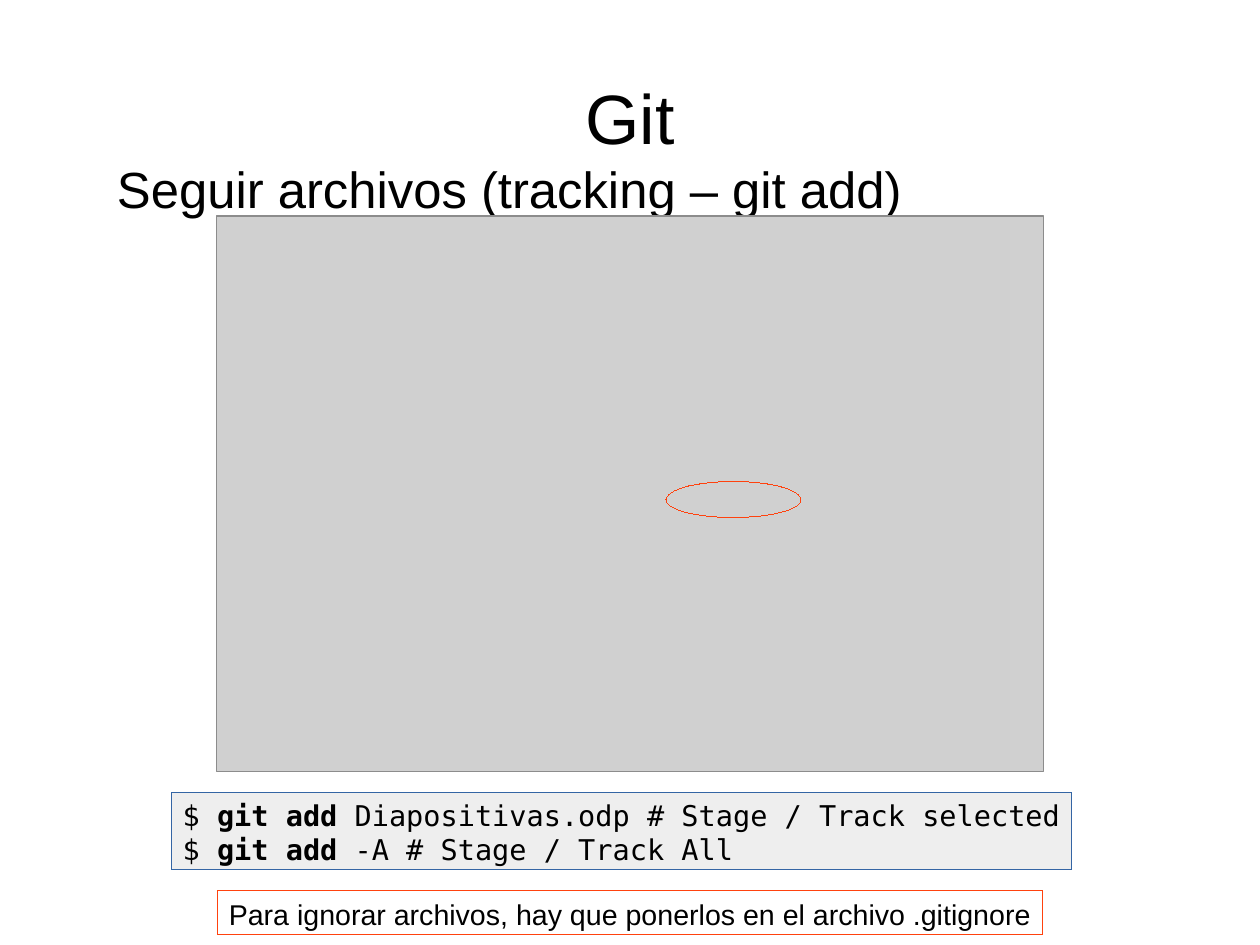
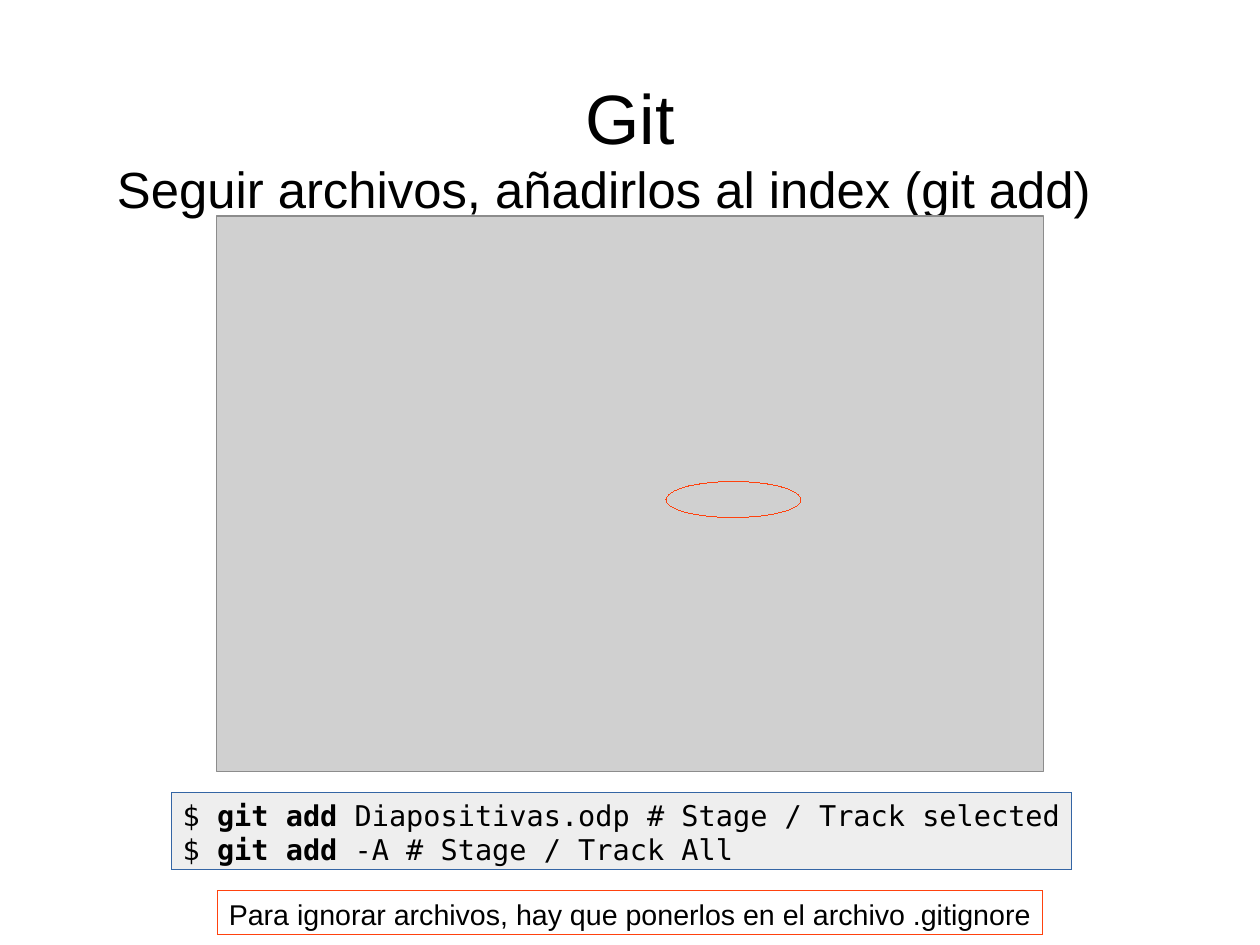
Before and after one commit to franperr/introduccion-git-github, a slide deck: slide 9 of Diapositivas.odp. Drawn at 1260x945 pixels with LibreOffice and Linux fonts; fonts in the diff are those of the drawing; grey boxes stand for pictures. Boxes give left, top, right and bottom in pixels: in the first picture for what was removed or moved away, otherwise in the second. Text is boxed around its words. In the diff, an @@ line names an element or a change of style, - is before the commit and + after.

```diff
--- a/Diapositivas.odp
+++ b/Diapositivas.odp
@@ text at (117, 171, 1091, 219): text changed @@
-Seguir archivos (tracking – git add)
+Seguir archivos, añadirlos al index (git add)
```
Also in this commit, not shown: 2 other slides changed, 5 slides added.
